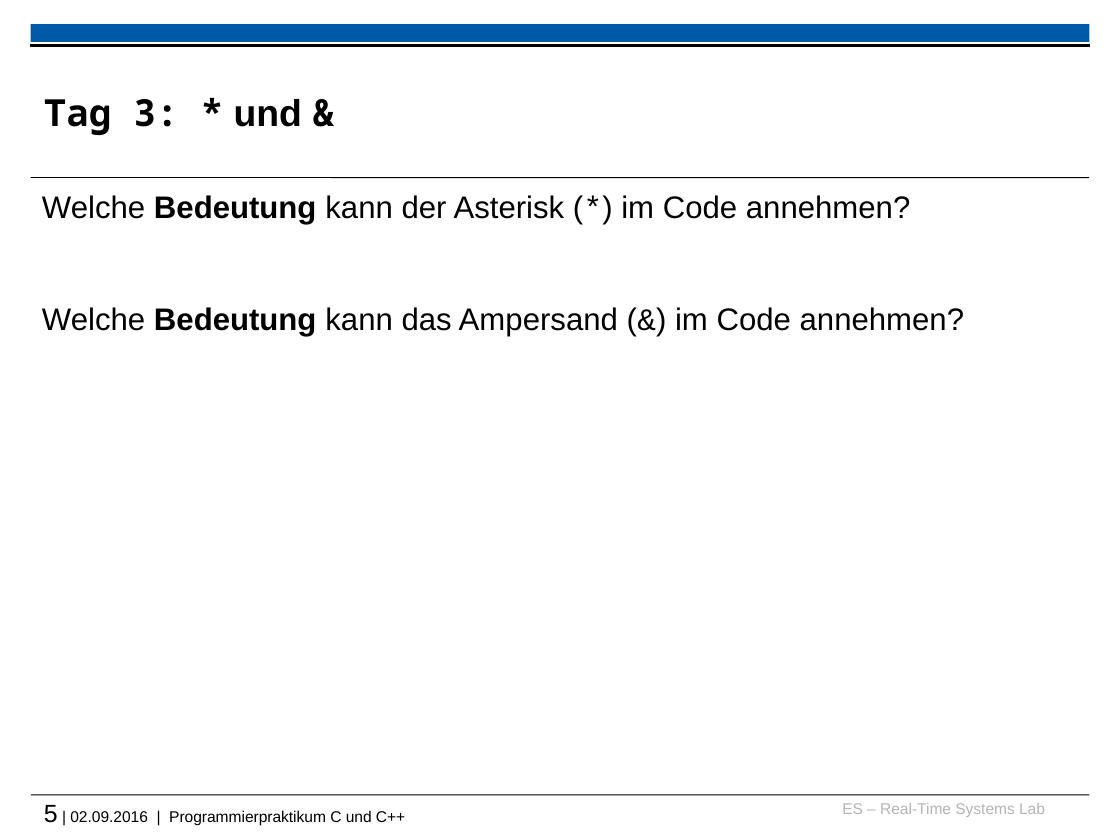
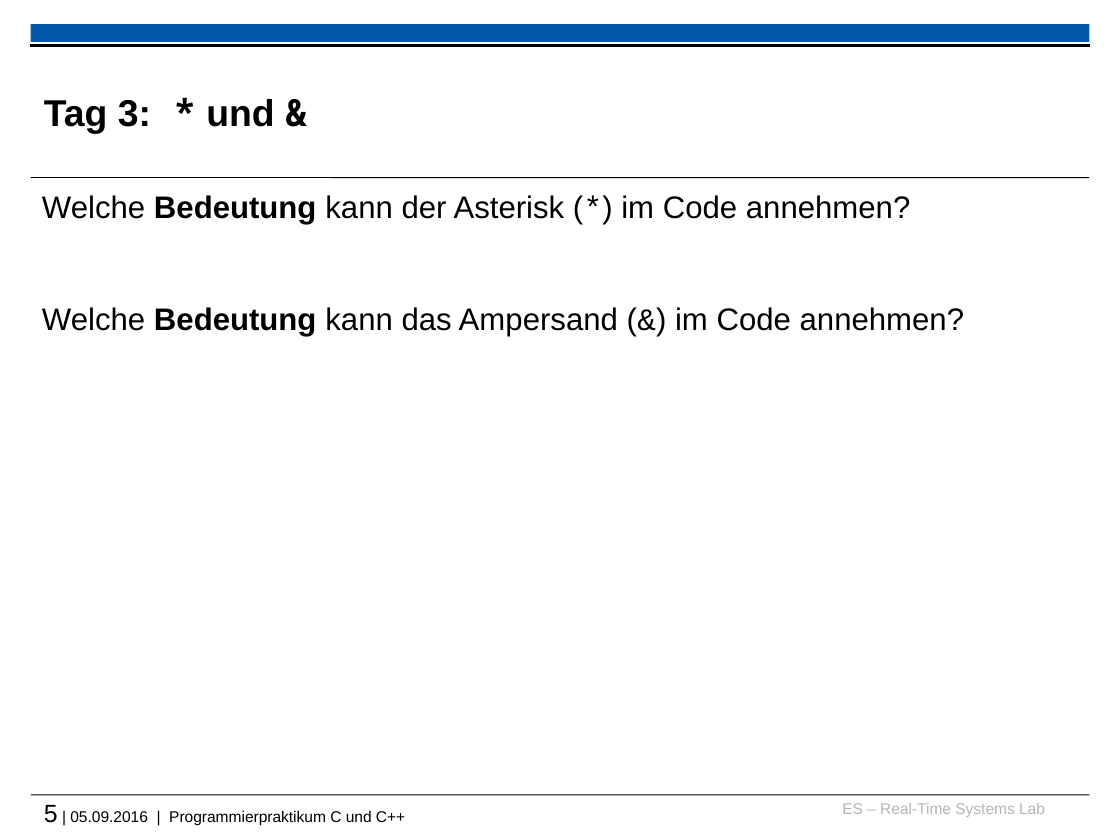
Before and after one commit to h82k/tud-cppp, a slide deck: slide 5 of 2016/week1__recap_and_warmup_slides.pptx. Drawn at 1120x840 pixels with LibreOffice and Linux fonts; fonts in the diff are those of the drawing; background and template pictures are left out. Boxes give left, top, right and bottom in pixels: in the first picture for what was removed or moved away, otherwise in the second. Text is boxed around its words. In the diff, an @@ line names an element or a change of style, - is before the commit and + after.

```diff
--- a/2016/week1__recap_and_warmup_slides.pptx
+++ b/2016/week1__recap_and_warmup_slides.pptx
@@ title "Tag 3: * und &" at [44,99,274,133]: font Noto Sans Mono to Arial in "Tag 3:" @@
@@ text at [44,805,405,825]: text changed @@
-5 | 02.09.2016 | Programmierpraktikum C und C++
+5 | 05.09.2016 | Programmierpraktikum C und C++
```
Also in this commit, not shown: 1 other slide changed, 2 slides added, 3 slides removed, 2 other files.
